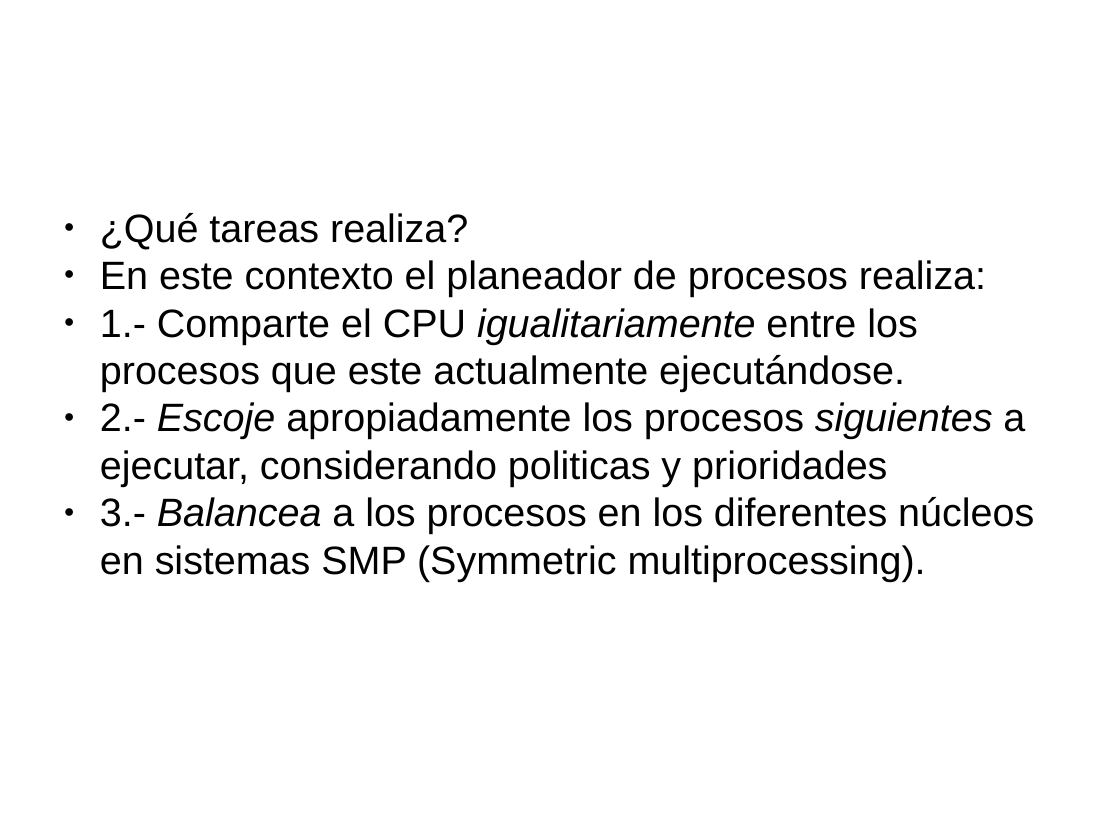
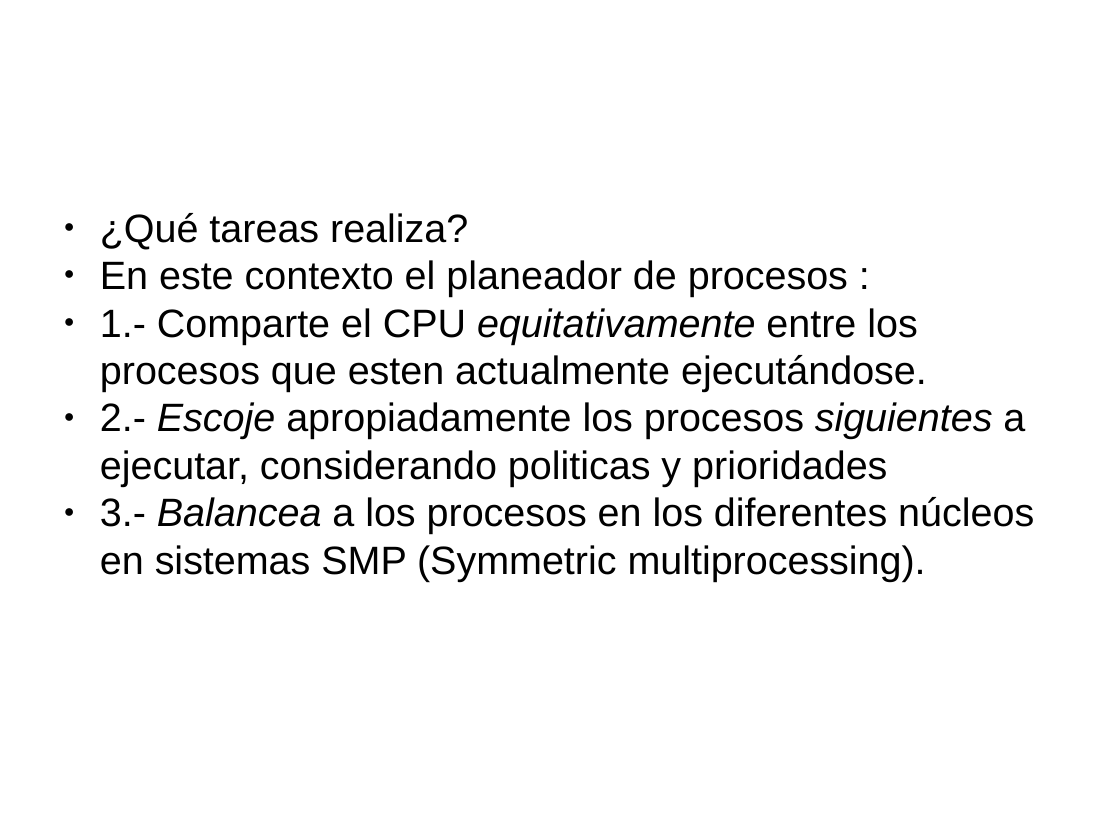
Before and after one commit to gwolf/clase-sistop-2017-01, a slide deck: slide 5 of exposiciones/planificadorCFS/planificadorCFS.pptx. Drawn at 1120x840 pixels with LibreOffice and Linux fonts; fonts in the diff are those of the drawing; background and template pictures are left out. Boxes give left, top, right and bottom in pixels: in the first picture for what was removed or moved away, otherwise in the second. Text is boxed around its words. In the diff, an @@ line names an element or a change of style, - is before the commit and + after.

```diff
--- a/exposiciones/planificadorCFS/planificadorCFS.pptx
+++ b/exposiciones/planificadorCFS/planificadorCFS.pptx
@@ text at bbox=[100, 260, 927, 392]: text changed @@
-● En este contexto el planeador de procesos realiza:
-● 1.- Comparte el CPU igualitariamente entre los procesos que este actualmente ejecutándose.
+● En este contexto el planeador de procesos :
+● 1.- Comparte el CPU equitativamente entre los procesos que esten actualmente ejecutándose.
```
Also in this commit, not shown: 17 other slides changed.
